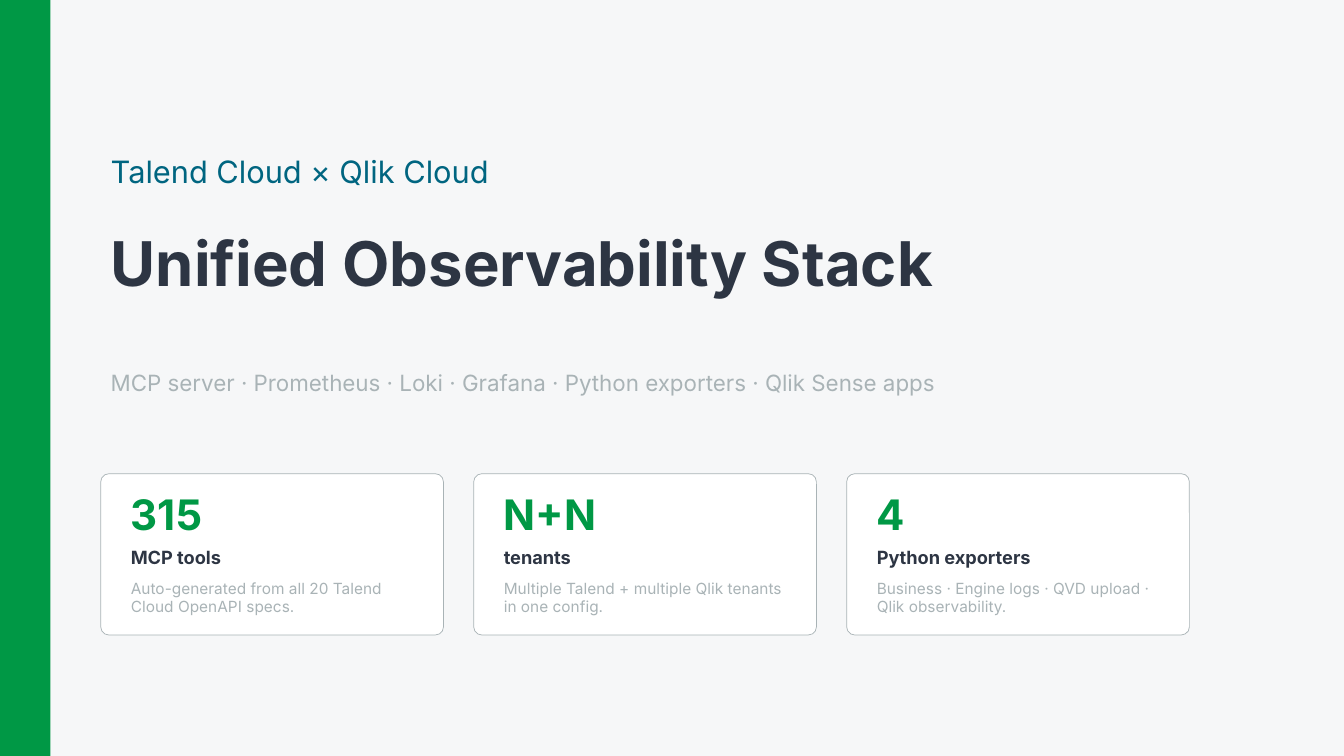
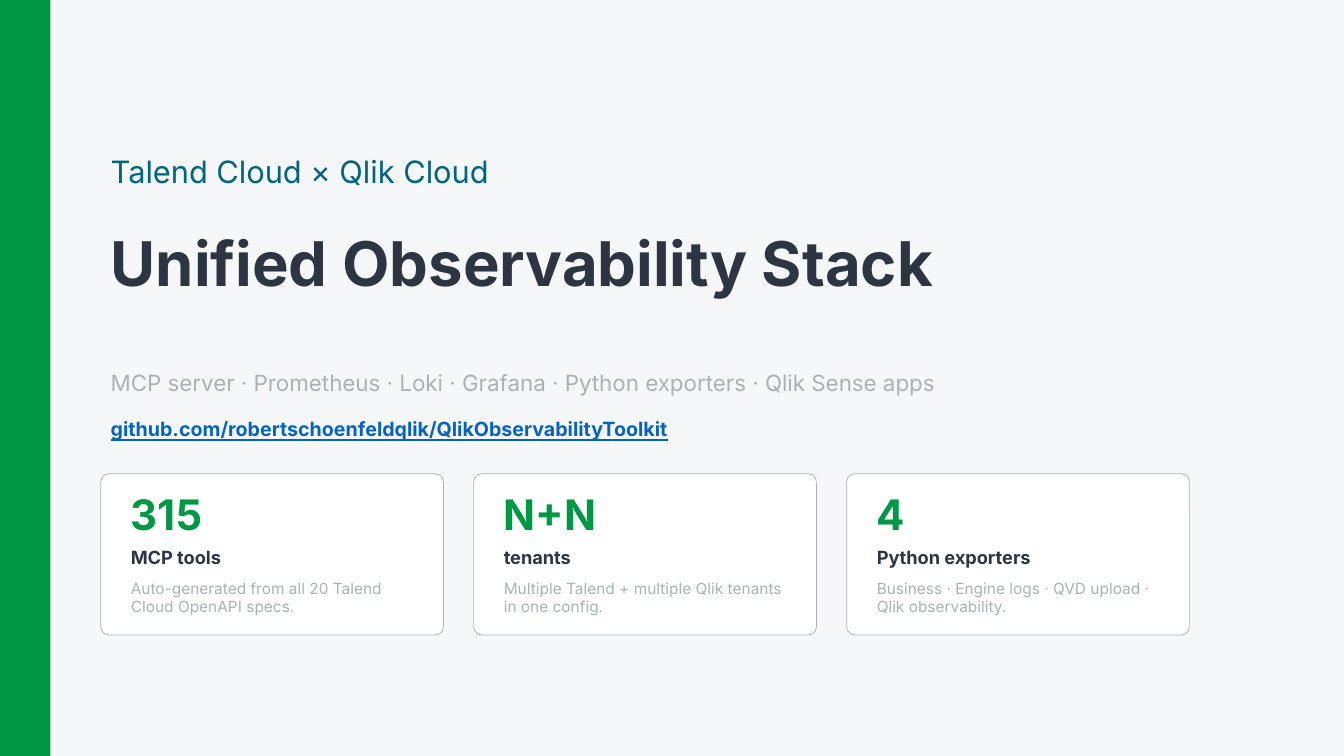
Before and after one commit to robertschoenfeldqlik/QlikObservabilityToolkit, a slide deck: slide 1 of Talend-TMC-MCP-Architecture.pptx. Drawn at 1344x756 pixels with LibreOffice and Linux fonts; fonts in the diff are those of the drawing. Boxes give left, top, right and bottom in pixels: in the first picture for what was removed or moved away, otherwise in the second. Text is boxed around its words. In the diff, an @@ line names an element or a change of style, - is before the commit and + after.

```diff
--- a/Talend-TMC-MCP-Architecture.pptx
+++ b/Talend-TMC-MCP-Architecture.pptx
@@ text added at (111,421,668,441), 14 pt, text #0563C1, bold, underline @@
+github.com/robertschoenfeldqlik/QlikObservabilityToolkit
```
Also in this commit, not shown: 1 other slide changed, 32 other files.
